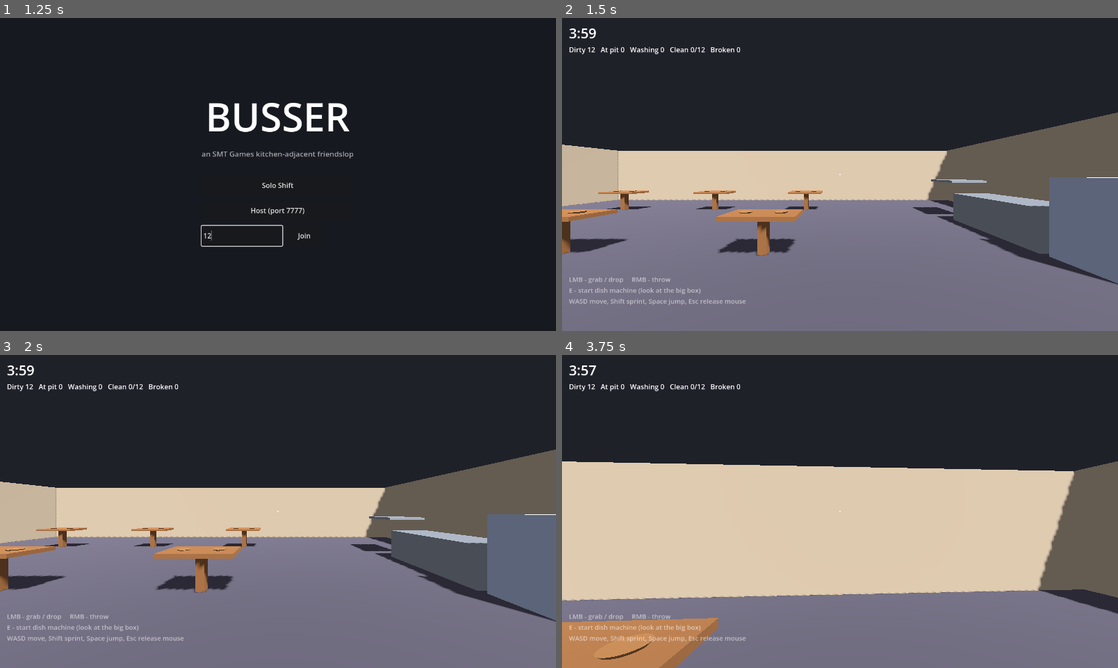
Above: before the commit, frames 1-4 (two rows, left to right).
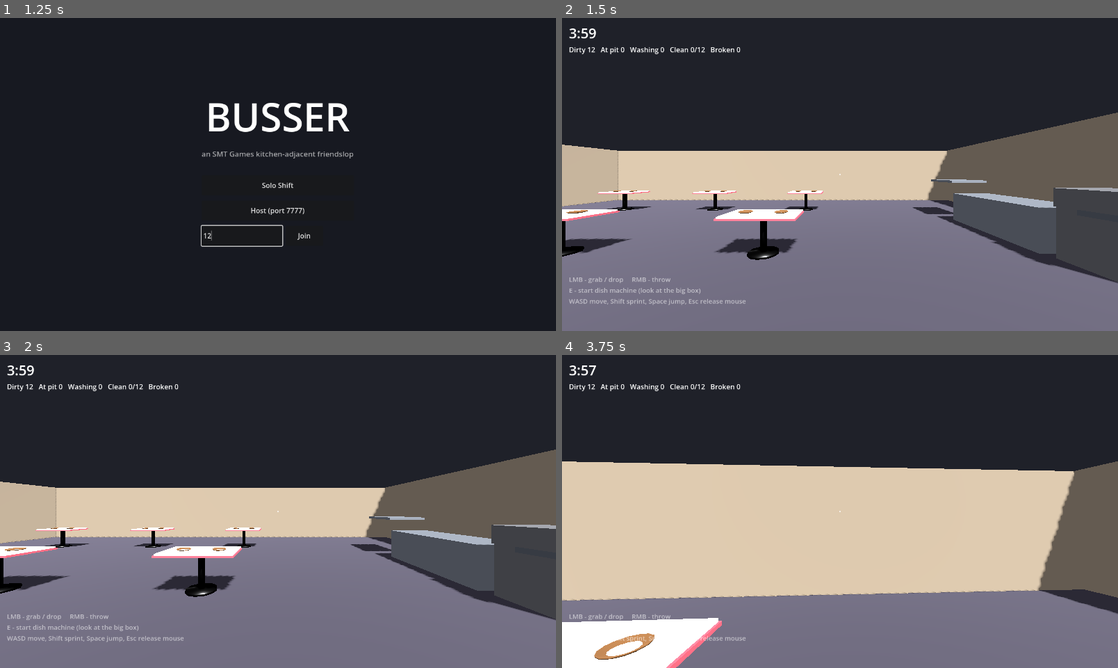
Above: after the commit, the same moments.

Repository: SheekTheDeveloper/Bussin
Game: Godot game, scene res://scenes/ui/main_menu.tscn
The game is run twice, just before and just after one commit, with the same random seed, the same clock (stepped at 60 frames per second) and the same inputs.
Inputs (mouse positions are in pixels of both pictures, inside the frame that each line leads up to):
- Up to frame 1 (1.25 s): click (244, 237) at 0.52 s; type "12" at 0.6 s
- Up to frame 2 (1.5 s): click "Solo Shift" at 1.25 s
- Up to frame 3 (2 s): no input
- Up to frame 4 (3.75 s): tap Enter at 2 s; move the mouse to (867, 511) at 2.02 s; press the mouse at (867, 511) at 2.03 s; hold W (move_forward) from 2.03 s (still down); tap Space (jump) at 2.27, 3.02 s; move the mouse to (812, 511) at 2.77 s; release the mouse at (812, 511) at 2.78 s; click (812, 511) at 2.85 s; move the mouse to (851, 505) at 3.52 s; hold E (interact) from 3.53 s (still down)

Frame 1 is identical in both runs. In frame 2, 5.7% of the frame differs, in the area x 0-100%, y 50-86%; in frame 3, 5.7%; in frame 4, 3.5%.

Commit message:
Blender-authored assets: plate, bus tub, diner table, dish machine
First run of the Blender MCP pipeline: meshes + PBR materials built in
bpy Python, exported as GLB into assets/models/, wired into the scenes.
Collision shapes unchanged so plate-throwing feel is untouched. Machine
now has a status lamp (red idle / green washing) driven by dish_pit.gd.
Bus tub exported but not yet in-scene (arrives with carry gameplay).

Diff:
--- a/project.godot
+++ b/project.godot
@@ -1,6 +1,10 @@
 ; Engine configuration file.
 ; It's best edited using the editor UI and not directly,
 ; since the parameters that go here are not all obvious.
+;
+; Format:
+;   [section] ; section goes between []
+;   param=value ; assign values to parameters
 
 config_version=5
 
--- a/scenes/props/dish.gd
+++ b/scenes/props/dish.gd
@@ -23,7 +23,8 @@
 var state: int = State.DIRTY: set = _set_state
 var holder: Busser = null  # server-side only
 
-@onready var mesh := $Mesh as MeshInstance3D
+# The visual lives inside the imported GLB scene ($Model); grab its MeshInstance3D.
+@onready var mesh: MeshInstance3D = find_children("*", "MeshInstance3D", true, false)[0]
 @onready var shape := $Shape as CollisionShape3D
 
 func _ready() -> void:
--- a/scenes/props/dish.tscn
+++ b/scenes/props/dish.tscn
@@ -1,11 +1,7 @@
 [gd_scene load_steps=5 format=3]
 
 [ext_resource type="Script" path="res://scenes/props/dish.gd" id="1_dish"]
-
-[sub_resource type="CylinderMesh" id="CylinderMesh_dish"]
-top_radius = 0.13
-bottom_radius = 0.1
-height = 0.035
+[ext_resource type="PackedScene" path="res://assets/models/plate.glb" id="2_model"]
 
 [sub_resource type="CylinderShape3D" id="CylinderShape3D_dish"]
 radius = 0.13
@@ -29,8 +25,7 @@
 max_contacts_reported = 4
 script = ExtResource("1_dish")
 
-[node name="Mesh" type="MeshInstance3D" parent="."]
-mesh = SubResource("CylinderMesh_dish")
+[node name="Model" parent="." instance=ExtResource("2_model")]
 
 [node name="Shape" type="CollisionShape3D" parent="."]
 shape = SubResource("CylinderShape3D_dish")
--- a/scenes/props/dish_pit.gd
+++ b/scenes/props/dish_pit.gd
@@ -8,21 +8,29 @@
 
 @onready var zone := $DropZone as Area3D
 @onready var machine := $Machine as StaticBody3D
-@onready var machine_mesh := $Machine/Mesh as MeshInstance3D
 @onready var shelf_base := $ShelfBase as Node3D
 
 var washing := false
 var shelf_count := 0
-var _machine_mat := StandardMaterial3D.new()
+var _lamp: MeshInstance3D = null
+var _lamp_mat := StandardMaterial3D.new()
 
 func _ready() -> void:
-	machine_mesh.material_override = _machine_mat
+	# The status lamp is a named object inside the imported machine GLB.
+	var lamps := $Machine/Model.find_children("Lamp*", "MeshInstance3D", true, false)
+	if not lamps.is_empty():
+		_lamp = lamps[0]
+		_lamp_mat.emission_enabled = true
+		_lamp.material_override = _lamp_mat
 
 func _physics_process(_delta: float) -> void:
-	# Machine glows green while a wash is in progress - derived from replicated
+	# Lamp: red idle, green while a wash is in progress - derived from replicated
 	# dish states, so it works on clients without extra sync.
-	var busy := DishLedger.count(Dish.State.WASHING) > 0
-	_machine_mat.albedo_color = Color(0.3, 0.8, 0.4) if busy else Color(0.5, 0.55, 0.62)
+	if _lamp != null:
+		var busy := DishLedger.count(Dish.State.WASHING) > 0
+		var c := Color(0.25, 0.9, 0.35) if busy else Color(0.9, 0.15, 0.1)
+		_lamp_mat.albedo_color = c
+		_lamp_mat.emission = c
 
 	if not multiplayer.is_server():
 		return
--- a/scenes/props/dish_pit.tscn
+++ b/scenes/props/dish_pit.tscn
@@ -2,6 +2,7 @@
 
 [ext_resource type="Script" path="res://scenes/props/dish_pit.gd" id="1_pit"]
 [ext_resource type="Script" path="res://scenes/props/dish_pit_machine.gd" id="2_machine"]
+[ext_resource type="PackedScene" path="res://assets/models/dish_machine.glb" id="3_model"]
 
 [sub_resource type="StandardMaterial3D" id="StandardMaterial3D_steel"]
 albedo_color = Color(0.62, 0.65, 0.68, 1)
@@ -17,9 +18,6 @@
 
 [sub_resource type="BoxShape3D" id="BoxShape3D_zone"]
 size = Vector3(1.2, 1, 3)
-
-[sub_resource type="BoxMesh" id="BoxMesh_machine"]
-size = Vector3(1.1, 1.5, 1.1)
 
 [sub_resource type="BoxShape3D" id="BoxShape3D_machine"]
 size = Vector3(1.1, 1.5, 1.1)
@@ -54,9 +52,7 @@
 transform = Transform3D(1, 0, 0, 0, 1, 0, 0, 0, 1, 0, 0, 2.2)
 script = ExtResource("2_machine")
 
-[node name="Mesh" type="MeshInstance3D" parent="Machine"]
-transform = Transform3D(1, 0, 0, 0, 1, 0, 0, 0, 1, 0, 0.75, 0)
-mesh = SubResource("BoxMesh_machine")
+[node name="Model" parent="Machine" instance=ExtResource("3_model")]
 
 [node name="Shape" type="CollisionShape3D" parent="Machine"]
 transform = Transform3D(1, 0, 0, 0, 1, 0, 0, 0, 1, 0, 0.75, 0)
--- a/scenes/props/table.tscn
+++ b/scenes/props/table.tscn
@@ -1,36 +1,21 @@
-[gd_scene load_steps=6 format=3]
+[gd_scene load_steps=4 format=3]
 
-[sub_resource type="StandardMaterial3D" id="StandardMaterial3D_wood"]
-albedo_color = Color(0.42, 0.28, 0.16, 1)
-
-[sub_resource type="BoxMesh" id="BoxMesh_top"]
-material = SubResource("StandardMaterial3D_wood")
-size = Vector3(1.4, 0.08, 0.8)
+[ext_resource type="PackedScene" path="res://assets/models/diner_table.glb" id="1_model"]
 
 [sub_resource type="BoxShape3D" id="BoxShape3D_top"]
 size = Vector3(1.4, 0.08, 0.8)
-
-[sub_resource type="BoxMesh" id="BoxMesh_leg"]
-material = SubResource("StandardMaterial3D_wood")
-size = Vector3(0.18, 0.72, 0.18)
 
 [sub_resource type="BoxShape3D" id="BoxShape3D_leg"]
 size = Vector3(0.18, 0.72, 0.18)
 
 [node name="Table" type="StaticBody3D"]
 
-[node name="TopMesh" type="MeshInstance3D" parent="."]
-transform = Transform3D(1, 0, 0, 0, 1, 0, 0, 0, 1, 0, 0.76, 0)
-mesh = SubResource("BoxMesh_top")
+[node name="Model" parent="." instance=ExtResource("1_model")]
 
 [node name="TopShape" type="CollisionShape3D" parent="."]
 transform = Transform3D(1, 0, 0, 0, 1, 0, 0, 0, 1, 0, 0.76, 0)
 shape = SubResource("BoxShape3D_top")
 
-[node name="LegMesh" type="MeshInstance3D" parent="."]
-transform = Transform3D(1, 0, 0, 0, 1, 0, 0, 0, 1, 0, 0.36, 0)
-mesh = SubResource("BoxMesh_leg")
-
 [node name="LegShape" type="CollisionShape3D" parent="."]
 transform = Transform3D(1, 0, 0, 0, 1, 0, 0, 0, 1, 0, 0.36, 0)
 shape = SubResource("BoxShape3D_leg")
Binary file added: assets/models/bus_tub.glb
Not shown, added: assets/models/bus_tub.glb.import
Binary file added: assets/models/diner_table.glb
Not shown, added: assets/models/diner_table.glb.import
Binary file added: assets/models/dish_machine.glb
Not shown, added: assets/models/dish_machine.glb.import
Binary file added: assets/models/plate.glb
Not shown, added: assets/models/plate.glb.import
